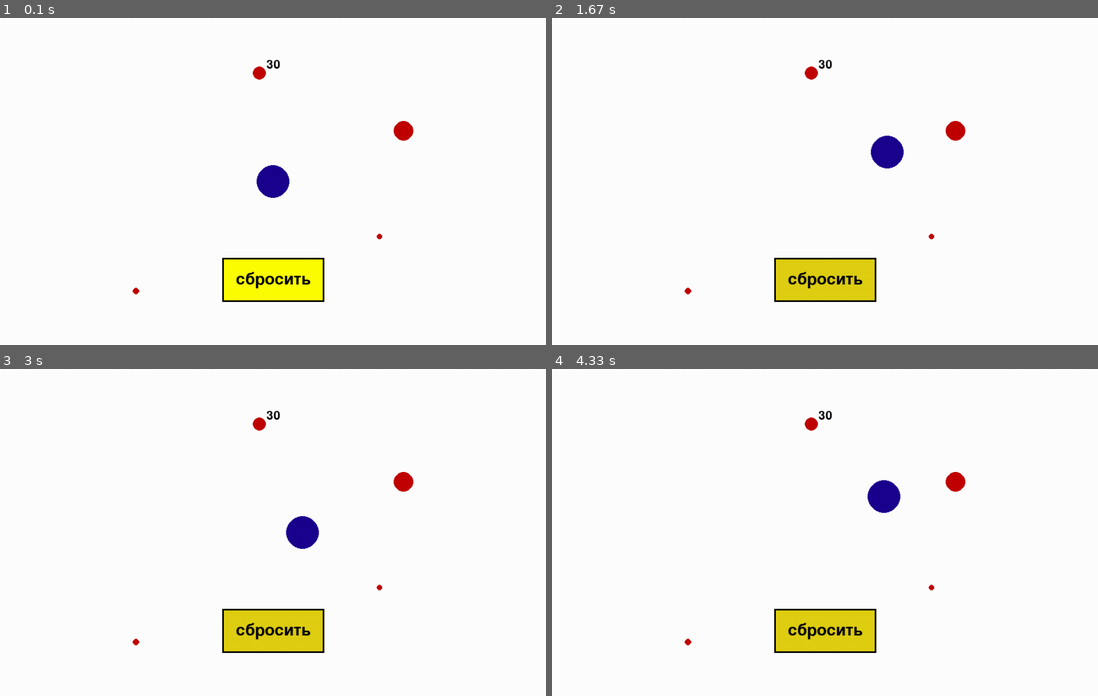
Above: before the commit, frames 1-4 (two rows, left to right).
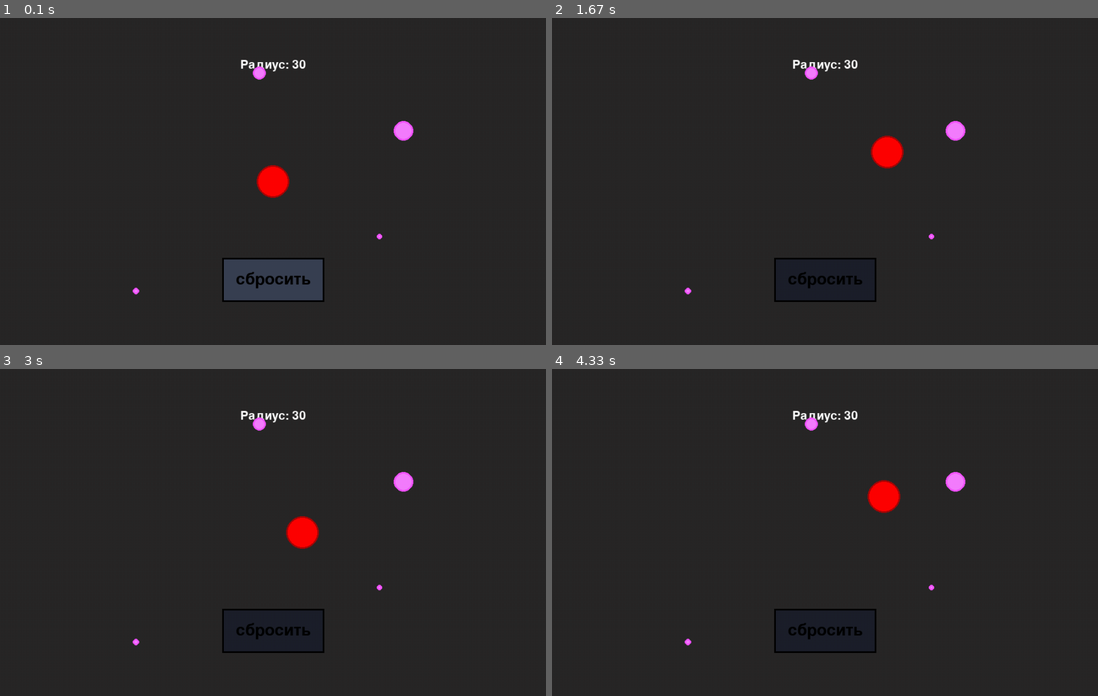
Above: after the commit, the same moments.

Repository: katebarcan/pygame-
Game: pygame game, started from task9.py
Same seed, same stepped clock (60 frames per second), same inputs: the game is played once before the commit and once after it.
Inputs:
- Up to frame 1 (0.1 s): no input
- Up to frame 2 (1.67 s): click "сбросить" at 0.38 s; hold Right 0.67-1.13 s; hold Up 1.17-1.47 s; hold Right from 1.5 s (still down)
- Up to frame 3 (3 s): release Right at 1.97 s; hold Left 2-2.53 s; hold Down 2.57-2.87 s; hold Left from 2.9 s (still down)
- Up to frame 4 (4.33 s): release Left at 3.3 s; hold Up 3.33-3.7 s; hold Right from 3.73 s (still down)

The runs differ from the first frame. In frame 1, 100% of the frame differs, in the area x 0-100%, y 0-100%; in frame 2, 100%; in frame 3, 100%; in frame 4, 100%.

Commit message:
Update task9.py

Diff:
--- a/task9.py
+++ b/task9.py
@@ -3,9 +3,12 @@
 
 FPS = 60
 WIN_WIDTH, WIN_HEIGHT = 1000, 600
-RED = (194, 0, 0)
+PINK = (245, 125, 255)
+PINK_1 = (243, 82, 255)
+WHITE = (255, 255, 255)
+GREY_BLUE, DARK_GREY_BLUE = (57, 64, 82), (28, 32, 43)
+GRAY = (41, 40, 40)
 BLACK = (0, 0, 0)
-YELLOW, DARK_YELLOW = (255, 255, 0), (224, 207, 18)
 
 
 class Food:
@@ -19,17 +22,20 @@
         self.surf = pg.Surface((Food.SIZE * 2, Food.SIZE * 2), pg.SRCALPHA)
         self.rect = self.surf.get_rect(center=(random_x, random_y))
         self.surf.fill((0, 0, 0, 0))
-        pg.draw.circle(self.surf, (*RED, 255), (self.rect.width / 2, self.rect.height / 2), self.random_size)
+        pg.draw.circle(self.surf, (*PINK, 255), (self.rect.width / 2, self.rect.height / 2), self.random_size)
+        pg.draw.circle(self.surf, (*PINK_1, 255), (self.rect.width / 2, self.rect.height / 2), self.random_size, 3)
 
         self.active = True
         self.mask = pg.mask.from_surface(self.surf)
 
     def draw(self, screen):
-        screen.blit(self.surf, self.rect)
+        if self.active:
+            screen.blit(self.surf, self.rect)
 
 
 class Player:
-    COLOR = (27, 4, 143)
+    COLOR = (255, 0, 0)
+    COLOR_1 = (166, 7, 7)
     WIDTH, HEIGHT = 150, 150
     SPEED = 3
 
@@ -38,9 +44,15 @@
         self.rect = self.surf.get_rect(center=(WIN_WIDTH / 2, WIN_HEIGHT / 2))
         self.surf.fill((0, 0, 0, 0))
         self.r = 30
-        pg.draw.circle(self.surf, (*Player.COLOR, 255), (self.rect.width / 2, self.rect.height / 2), self.r)
+        self.update_surface()
 
         self.speed = Player.SPEED
+        self.mask = pg.mask.from_surface(self.surf)
+
+    def update_surface(self):
+        self.surf.fill((0, 0, 0, 0))
+        pg.draw.circle(self.surf, (*Player.COLOR, 255), (self.rect.width / 2, self.rect.height / 2), self.r)
+        pg.draw.circle(self.surf, (*Player.COLOR_1, 255), (self.rect.width / 2, self.rect.height / 2), self.r, 3)
         self.mask = pg.mask.from_surface(self.surf)
 
     def move(self, dx=0, dy=0):
@@ -52,27 +64,26 @@
     def eat(self, r_food):
         if self.r <= 70:
             self.r += r_food
-            self.surf.fill((0, 0, 0, 0))
-            pg.draw.circle(self.surf, (*Player.COLOR, 255), (self.rect.width / 2, self.rect.height / 2), self.r)
+            self.update_surface()
 
-    def start_r(self):
+    def reset_radius(self):
         self.r = 30
-        self.surf.fill((0, 0, 0, 0))
-        pg.draw.circle(self.surf, (*Player.COLOR, 255), (self.rect.width / 2, self.rect.height / 2), self.r)
+        self.update_surface()
 
     def draw(self, screen):
         screen.blit(self.surf, self.rect)
 
 
 def check_collisions(player, foods):
-    for food in foods:
-        if food.active == True:
+    for food in foods[:]:
+        if food.active:
             offset = (food.rect.x - player.rect.x, food.rect.y - player.rect.y)
             if player.mask.overlap(food.mask, offset) is not None:
                 food.active = False
                 foods.append(Food())
                 r_food = food.random_size
                 player.eat(r_food)
+
 
 
 class Text:
@@ -82,11 +93,12 @@
         self.rect = self.suft.get_rect(center=text_pos)
 
     def change_text(self, new_text):
-
-        self.rect = self.suft.get_rect(center=new_text)
+        self.suft = self.font.render(new_text, True, WHITE)
+        self.rect = self.suft.get_rect(center=(WIN_WIDTH / 2, WIN_HEIGHT / 7))
 
     def draw(self, screen):
         screen.blit(self.suft, self.rect)
+
 
 class Button:
     def __init__(self, text, text_size, text_color, button_color, button_cover_color, button_pos):
@@ -98,7 +110,7 @@
         self.button_surf = pg.Surface((self.text_surf.get_width() + 50, self.text_surf.get_height() + 50))
         self.button_rect = self.button_surf.get_rect(center=button_pos)
         self.button_surf.fill(button_color)
-        pg.draw.rect(self.button_surf, BLACK, (0, 0, self.button_rect.width, self.button_rect.height), 3)
+        pg.draw.rect(self.button_surf, WHITE, (0, 0, self.button_rect.width, self.button_rect.height), 3)
 
     def redraw(self, state):
         if state:
@@ -112,9 +124,12 @@
         screen.blit(self.button_surf, self.button_rect)
         screen.blit(self.text_surf, self.text_rect)
 
-def check_click_on_button(button):
+
+def check_click_on_button(button, player, radius_text):
     if button.button_rect.collidepoint(pg.mouse.get_pos()):
-        player.start_r()
+        player.reset_radius()
+        radius_text.change_text(f"Радиус: {player.r}")
+
 
 def check_mouse_on_button(button):
     if button.button_rect.collidepoint(pg.mouse.get_pos()):
@@ -122,29 +137,16 @@
     else:
         button.redraw(state=False)
 
+
 pg.init()
 screen = pg.display.set_mode((WIN_WIDTH, WIN_HEIGHT))
 pg.display.set_caption("Игра")
 clock = pg.time.Clock()
 
-foods = [Food(), Food(), Food(), Food()]
+foods = [Food() for _ in range(4)]
 player = Player()
-
-my_text = Text(str(player.r), 32, BLACK, (WIN_WIDTH / 2, WIN_HEIGHT / 7))
-my_button = Button('сбросить', 45, BLACK, YELLOW, DARK_YELLOW, (WIN_WIDTH / 2, WIN_HEIGHT * 2 / 2.5))
-
-screen.fill((255, 255, 255))
-my_text.draw(screen)
-my_button.draw(screen)
-for elem in foods:
-    elem.draw(screen)
-player.draw(screen)
-
-
-screen.fill((255, 255, 255))
-my_text.draw(screen)
-my_button.draw(screen)
-pg.display.update()
+my_text = Text(f"Радиус: {player.r}", 32, WHITE , (WIN_WIDTH / 2, WIN_HEIGHT / 7))
+my_button = Button('сбросить', 45, BLACK, GREY_BLUE, DARK_GREY_BLUE, (WIN_WIDTH / 2, WIN_HEIGHT * 2 / 2.5))
 
 flag_play = True
 while flag_play:
@@ -156,11 +158,12 @@
             flag_play = False
             break
         if event.type == pg.MOUSEBUTTONDOWN and event.button == 1:
-            check_click_on_button(my_button)
+            check_click_on_button(my_button, player, my_text)
     if not flag_play:
         break
 
     check_mouse_on_button(my_button)
+
 
     keys = pg.key.get_pressed()
     if keys[pg.K_LEFT]:
@@ -174,11 +177,15 @@
 
     check_collisions(player, foods)
 
-    screen.fill((255, 255, 255))
+    if hasattr(my_text, 'suft'):
+        my_text.change_text(f"Радиус: {player.r}")
+
+    screen.fill(GRAY)
     my_text.draw(screen)
     my_button.draw(screen)
     for elem in foods:
-        if elem.active == True:
-            elem.draw(screen)
+        elem.draw(screen)
     player.draw(screen)
     pg.display.update()
+
+pg.quit()
